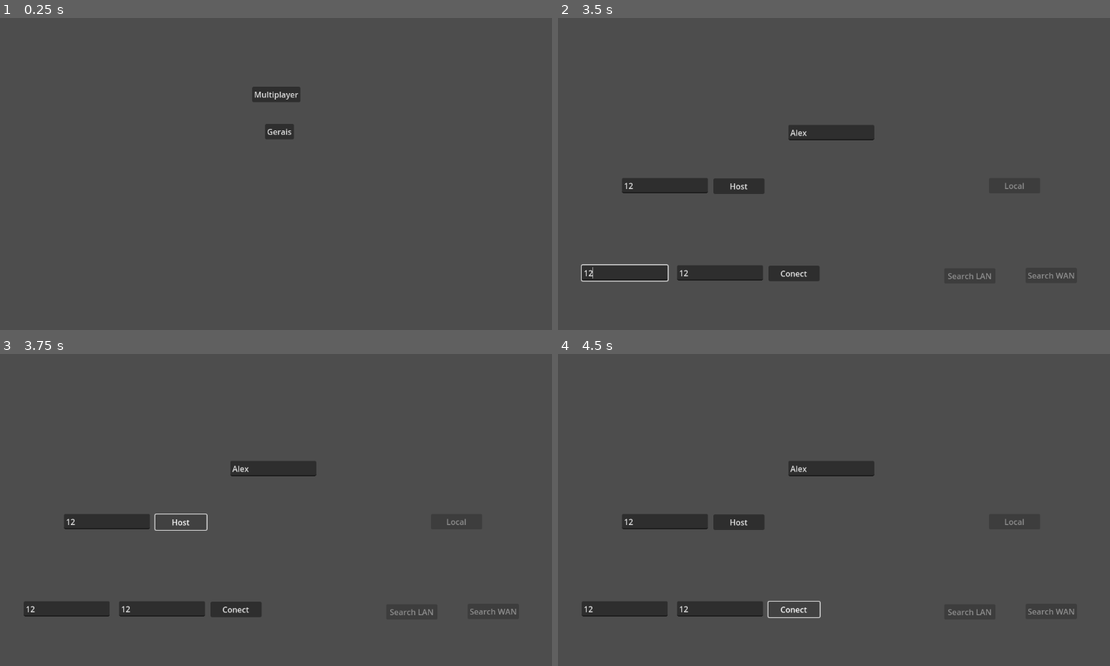
Above: before the commit, frames 1-4 (two rows, left to right).
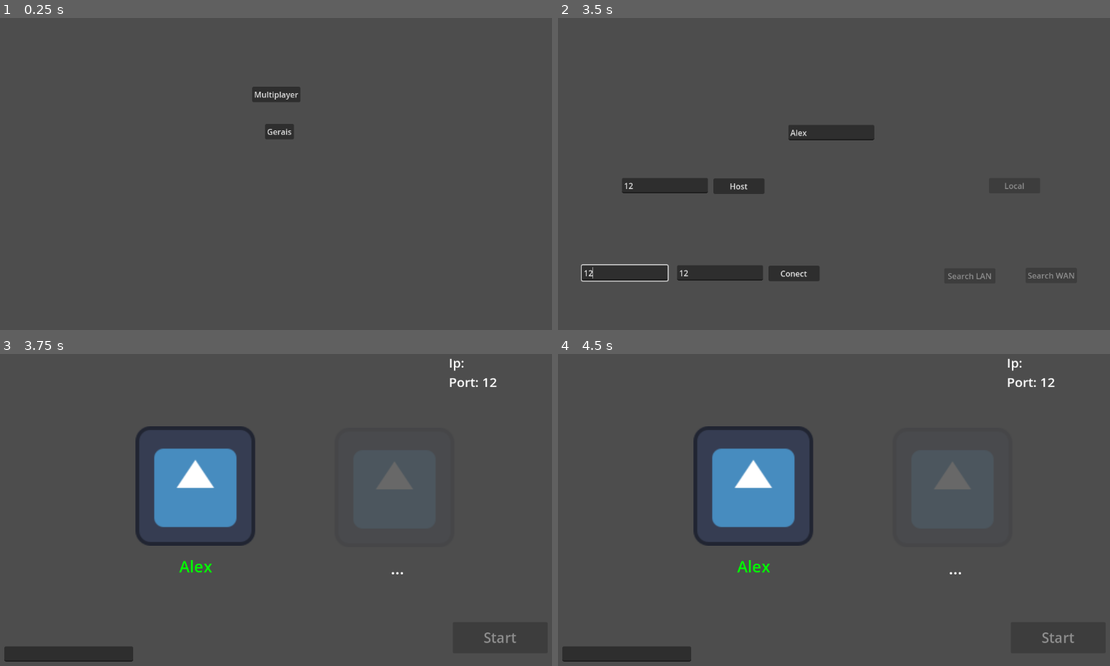
Above: after the commit, the same moments.

Repository: Middlent/meus-teste
Game: Godot game, scene res://HUB.tscn
Two runs of this game, one before a commit and one after it. Both use one fixed random seed, a clock stepped at 60 frames per second and the inputs below. The engine's default icon, where the game draws it, is replaced by a stand-in: a white triangle on a blue panel in a dark square.
Inputs (mouse positions are in pixels of both pictures, inside the frame that each line leads up to):
- Up to frame 1 (0.25 s): no input
- Up to frame 2 (3.5 s): click "Multiplayer" at 0.5 s; click "PONG" at 1.25 s; click (834, 133) at 2.02 s; type "Alex" at 2.1 s; click (662, 186) at 2.25 s; type "12" at 2.33 s; click (718, 273) at 2.48 s; type "12" at 2.57 s; click (624, 273) at 2.77 s; type "12" at 2.85 s
- Up to frame 3 (3.75 s): click "Host" at 3.5 s
- Up to frame 4 (4.5 s): click (795, 609) at 4.25 s, where only the run before the commit has a clickable "Conect"

Frames 1-2 are identical in both runs. In frame 3, 10% of the frame differs, in the area x 0-94%, y 1-99%; in frame 4, 9.7%.

Commit message:
Pong Lobby basicamente funcional
Nao tem pong ainda mas ja da pra se conectar ao lobby e tudo mais, nao testei em outros computadores entao pode nem estar funcionando

Diff:
--- a/MultiplayerHub/PONG/PongHost.tscn
+++ b/MultiplayerHub/PONG/PongHost.tscn
@@ -1,4 +1,42 @@
-[gd_scene format=3 uid="uid://qfafd8uwjl3o"]
+[gd_scene load_steps=9 format=3 uid="uid://qfafd8uwjl3o"]
+
+[ext_resource type="Script" path="res://MultiplayerHub/PONG/pong_host.gd" id="1_bhnto"]
+[ext_resource type="Texture2D" uid="uid://cj21a4xob5uj3" path="res://icon.svg" id="1_c0htp"]
+
+[sub_resource type="LabelSettings" id="LabelSettings_5aktd"]
+font_size = 32
+
+[sub_resource type="LabelSettings" id="LabelSettings_gdhh5"]
+font_size = 32
+
+[sub_resource type="LabelSettings" id="LabelSettings_7hoq2"]
+font_size = 26
+
+[sub_resource type="Theme" id="Theme_og7px"]
+Button/font_sizes/font_size = 28
+
+[sub_resource type="LabelSettings" id="LabelSettings_06xno"]
+font_size = 20
+
+[sub_resource type="SceneReplicationConfig" id="SceneReplicationConfig_kmwbg"]
+properties/0/path = NodePath("HostName:text")
+properties/0/spawn = true
+properties/0/replication_mode = 1
+properties/1/path = NodePath("GuestName:text")
+properties/1/spawn = true
+properties/1/replication_mode = 1
+properties/2/path = NodePath("GuestName:modulate")
+properties/2/spawn = true
+properties/2/replication_mode = 1
+properties/3/path = NodePath("Ip:text")
+properties/3/spawn = true
+properties/3/replication_mode = 1
+properties/4/path = NodePath("Chat:text")
+properties/4/spawn = true
+properties/4/replication_mode = 1
+properties/5/path = NodePath("TextureRect2:modulate")
+properties/5/spawn = true
+properties/5/replication_mode = 1
 
 [node name="PongHost" type="Control"]
 layout_mode = 3
@@ -7,3 +45,78 @@
 anchor_bottom = 1.0
 grow_horizontal = 2
 grow_vertical = 2
+script = ExtResource("1_bhnto")
+
+[node name="HostName" type="Label" parent="."]
+modulate = Color(0, 1, 0, 1)
+layout_mode = 0
+offset_left = 256.0
+offset_top = 423.0
+offset_right = 553.0
+offset_bottom = 468.0
+text = "HostName"
+label_settings = SubResource("LabelSettings_5aktd")
+horizontal_alignment = 1
+
+[node name="TextureRect" type="TextureRect" parent="."]
+layout_mode = 0
+offset_left = 283.0
+offset_top = 163.0
+offset_right = 524.0
+offset_bottom = 404.0
+texture = ExtResource("1_c0htp")
+
+[node name="TextureRect2" type="TextureRect" parent="."]
+modulate = Color(1, 1, 1, 0.156863)
+offset_left = 684.0
+offset_top = 166.0
+offset_right = 925.0
+offset_bottom = 407.0
+texture = ExtResource("1_c0htp")
+
+[node name="GuestName" type="Label" parent="."]
+offset_left = 667.0
+offset_top = 427.0
+offset_right = 953.0
+offset_bottom = 472.0
+text = "..."
+label_settings = SubResource("LabelSettings_gdhh5")
+horizontal_alignment = 1
+
+[node name="Ip" type="Label" parent="."]
+layout_mode = 0
+offset_left = 914.0
+offset_top = 17.0
+offset_right = 1135.0
+offset_bottom = 92.0
+text = "IP: 192.168.0.1
+Porta: 2222"
+label_settings = SubResource("LabelSettings_7hoq2")
+
+[node name="Start" type="Button" parent="."]
+layout_mode = 0
+offset_left = 922.0
+offset_top = 558.0
+offset_right = 1113.0
+offset_bottom = 621.0
+theme = SubResource("Theme_og7px")
+disabled = true
+text = "Start"
+
+[node name="Chat" type="Label" parent="."]
+layout_mode = 0
+offset_left = 20.0
+offset_top = 477.0
+offset_right = 912.0
+offset_bottom = 598.0
+label_settings = SubResource("LabelSettings_06xno")
+
+[node name="ChatText" type="LineEdit" parent="."]
+layout_mode = 0
+offset_left = 19.0
+offset_top = 607.0
+offset_right = 278.0
+offset_bottom = 638.0
+
+[node name="MultiplayerSynchronizer" type="MultiplayerSynchronizer" parent="."]
+replication_config = SubResource("SceneReplicationConfig_kmwbg")
--- a/MultiplayerHub/PONG/PongLobby.tscn
+++ b/MultiplayerHub/PONG/PongLobby.tscn
@@ -88,6 +88,8 @@
 disabled = true
 text = "Search WAN"
 
+[connection signal="pressed" from="Host" to="." method="_on_host_pressed"]
+[connection signal="pressed" from="Connect" to="." method="_on_connect_pressed"]
 [connection signal="text_changed" from="Nome" to="." method="_on_nome_text_changed"]
 [connection signal="text_changed" from="HostPort" to="." method="_on_host_port_text_changed"]
 [connection signal="text_changed" from="ConPort" to="." method="_on_con_port_text_changed"]
--- /dev/null
+++ b/MultiplayerHub/PONG/pong_host.gd
@@ -0,0 +1,60 @@
+extends Control
+
+var peer_ready = false
+
+# Called when the node enters the scene tree for the first time.
+func _ready():
+	if(multiplayer.is_server()):
+		$HostName.text = get_parent().chat_name
+		var ip_adress :String
+		if OS.has_feature("windows"):
+			if OS.has_environment("COMPUTERNAME"):
+				ip_adress =  IP.resolve_hostname(str(OS.get_environment("COMPUTERNAME")),1)
+		elif OS.has_feature("x11"):
+			if OS.has_environment("HOSTNAME"):
+				ip_adress =  IP.resolve_hostname(str(OS.get_environment("HOSTNAME")),1)
+		elif OS.has_feature("OSX"):
+			if OS.has_environment("HOSTNAME"):
+				ip_adress =  IP.resolve_hostname(str(OS.get_environment("HOSTNAME")),1)
+		$Ip.text = "Ip: "+ip_adress+"\nPort: "+get_parent().port
+		get_parent().users[1] = get_parent().name
+		$Start.pressed.connect(press_start)
+	else:
+		connect_peer.rpc(get_parent().chat_name)
+		$Start.text = "Ready"
+		$Start.disabled = false
+		$Start.pressed.connect(press_ready)
+
+
+@rpc("any_peer","call_local")
+func connect_peer(name):
+		$GuestName.text = name
+		$GuestName.modulate = Color(1, 1, 1, 1)
+		$TextureRect2.modulate = Color(1, 1, 1, 1)
+
+@rpc("any_peer","call_local")
+func ready_peer():
+	if multiplayer.is_server():
+		$GuestName.modulate = Color(0, 1, 0, 1)
+		$Start.disabled = false
+	else:
+		$Start.text = "Unready"
+
+
+@rpc("any_peer","call_local")
+func unready_peer():
+	if multiplayer.is_server():
+		$GuestName.modulate = Color(1, 1, 1, 1)
+		$Start.disabled = true
+	else:
+		$Start.text = "Ready"
+
+func press_ready():
+	peer_ready = !peer_ready
+	if peer_ready:
+		ready_peer.rpc()
+	else:
+		unready_peer.rpc()
+
+func press_start():
+	print("lets goooooooooooooooooooooooooooo")
--- a/MultiplayerHub/PONG/pong_lobby.gd
+++ b/MultiplayerHub/PONG/pong_lobby.gd
@@ -38,3 +38,20 @@
 	if new_text == "":
 		conn_port = false
 	_check_conn()
+
+
+func _on_host_pressed():
+	var peer = ENetMultiplayerPeer.new()
+	peer.create_server(int($HostPort.text), 2)
+	multiplayer.multiplayer_peer = peer
+	get_parent().chat_name = $Nome.text
+	get_parent().port = $HostPort.text
+	get_parent().change_screen("res://MultiplayerHub/PONG/PongHost.tscn")
+
+
+func _on_connect_pressed():
+	var peer = ENetMultiplayerPeer.new()
+	get_parent().chat_name = $Nome.text
+	multiplayer.connected_to_server.connect(get_parent().change_screen.bind("res://MultiplayerHub/PONG/PongHost.tscn"))
+	peer.create_client($ConIP.text, int($ConPort.text))
+	multiplayer.multiplayer_peer = peer
--- a/MultiplayerHub/multiplayer.gd
+++ b/MultiplayerHub/multiplayer.gd
@@ -2,6 +2,7 @@
 
 var users = {}
 var chat_name = ""
+var port = ""
 
 func _ready():
 	multiplayer.peer_connected.connect(on_peer_connection)
